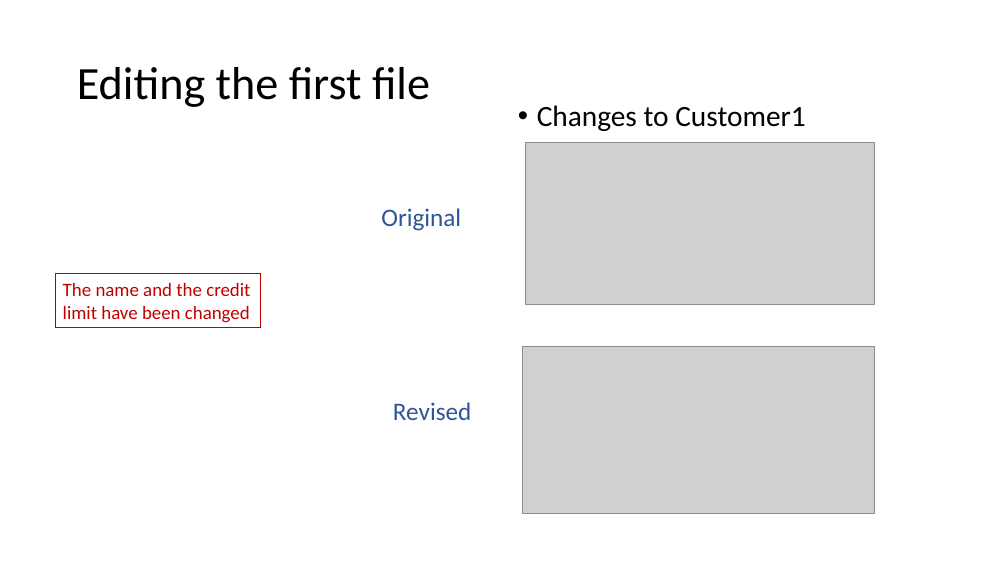
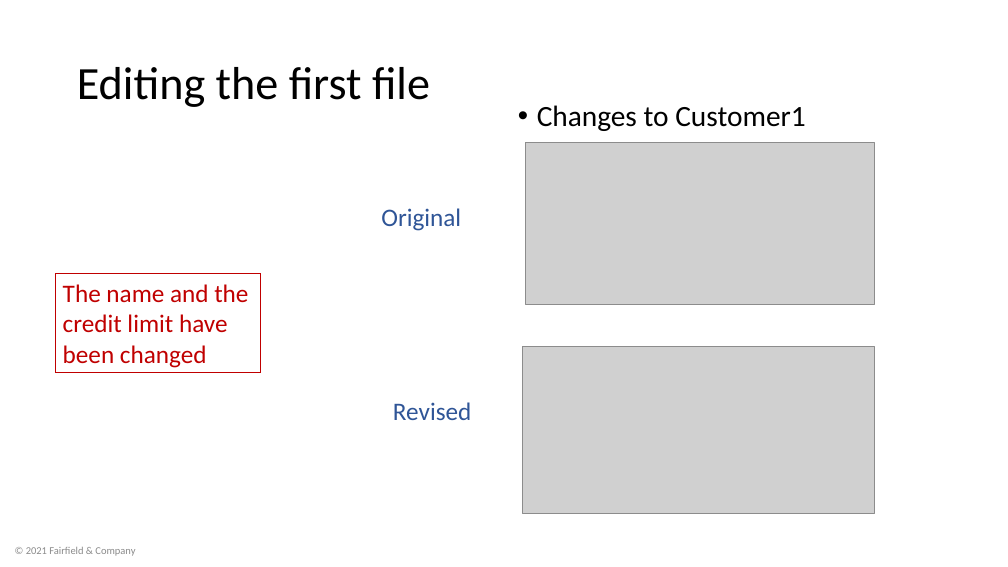
Before and after one commit to BackpackTrainer/gitProject, a slide deck: slide 25 of Git.pptx. Drawn at 1008x567 pixels with LibreOffice and Linux fonts; fonts in the diff are those of the drawing; grey boxes stand for pictures; background and template pictures are left out. Boxes give left, top, right and bottom in pixels: in the first picture for what was removed or moved away, otherwise in the second. Text is boxed around its words. In the diff, an @@ line names an element or a change of style, - is before the commit and + after.

```diff
--- a/Git.pptx
+++ b/Git.pptx
@@ rectangle "The name and the credit ...": place and size @@
-rectangle "The name and the credit ..." at box(55, 274, 261, 327)
+rectangle "The name and the credit ..." at box(55, 274, 261, 373)
@@ rectangle "The name and the credit ..." at box(55, 274, 261, 373): size 18 to 24 pt @@
@@ text added at box(26, 547, 135, 556), 10 pt, text #8C8C8C @@
+© 2021 Fairfield & Company
```
Also in this commit, not shown: 43 other slides changed.
